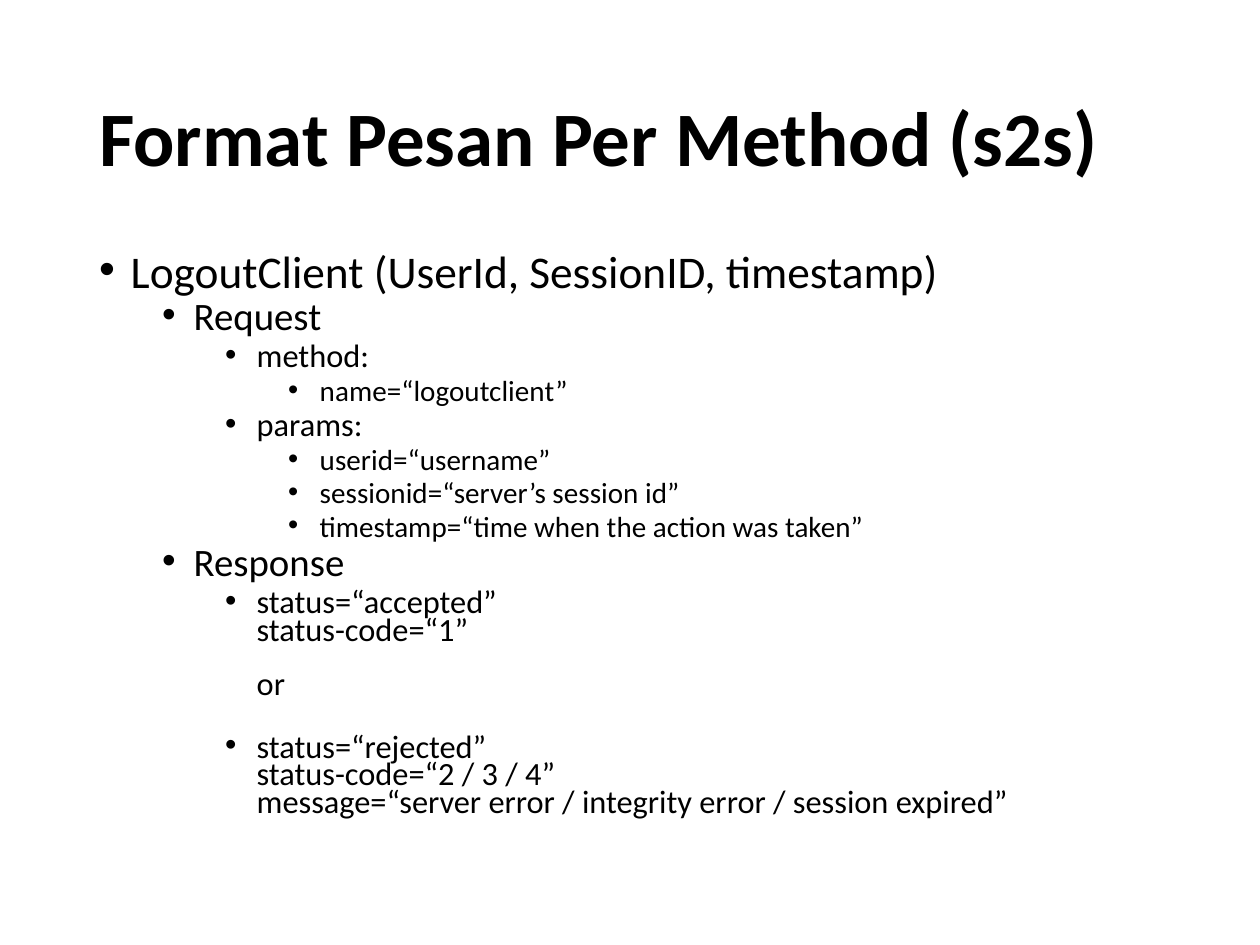
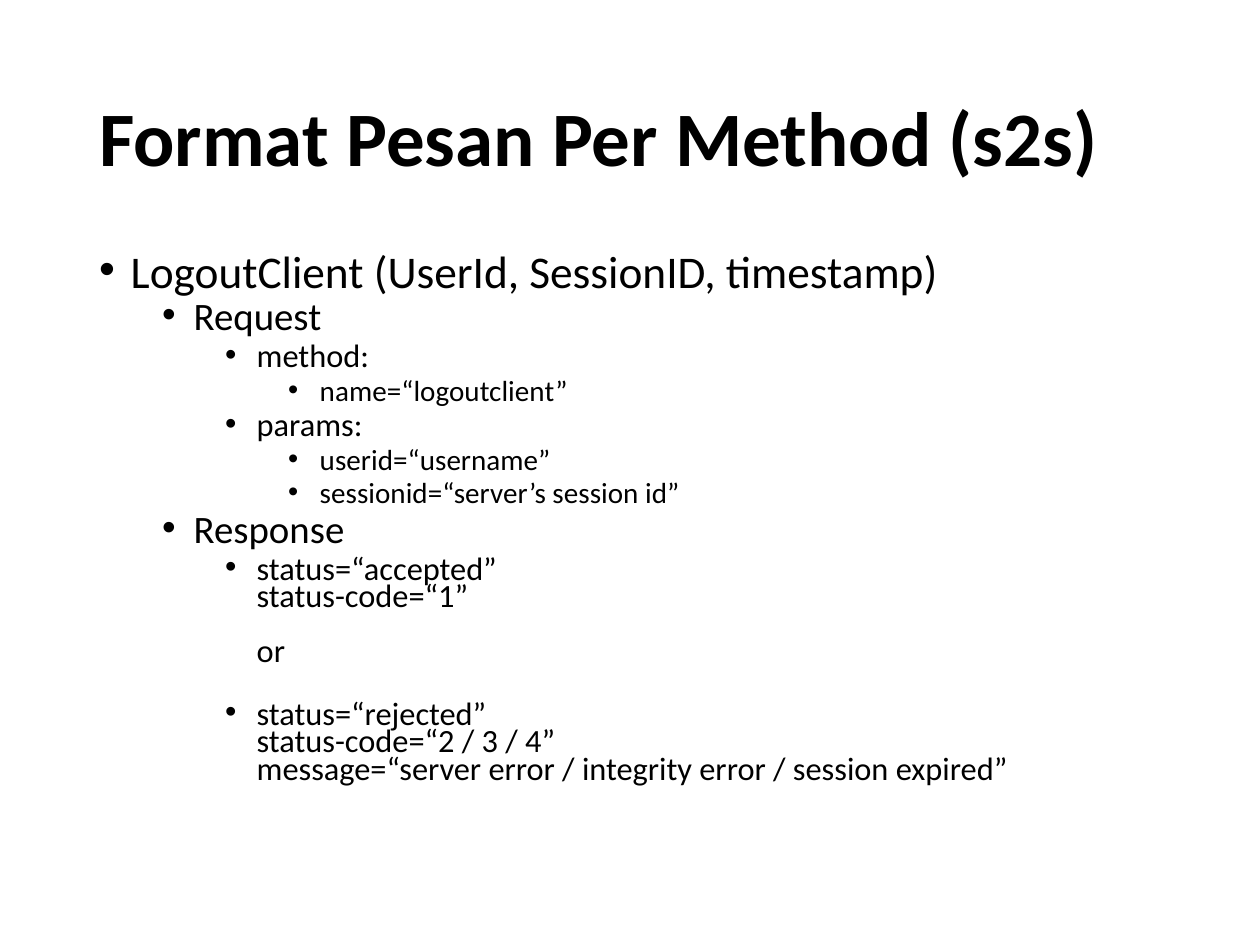
Before and after one commit to yohanesmario/chatserver, a slide deck: slide 25 of docs/Chat Server.pptx (slide 26 before the commit). Drawn at 1260x945 pixels with LibreOffice and Linux fonts; fonts in the diff are those of the drawing. Boxes give left, top, right and bottom in pixels: in the first picture for what was removed or moved away, otherwise in the second. Text is boxed around its words. In the diff, an @@ line names an element or a change of style, - is before the commit and + after.

```diff
--- a/docs/Chat Server.pptx
+++ b/docs/Chat Server.pptx
@@ text at (320, 516, 863, 542): paragraph removed @@
-      • timestamp=“time when the action was taken”
```
Also in this commit, not shown: 4 other slides changed, 1 slide removed.
